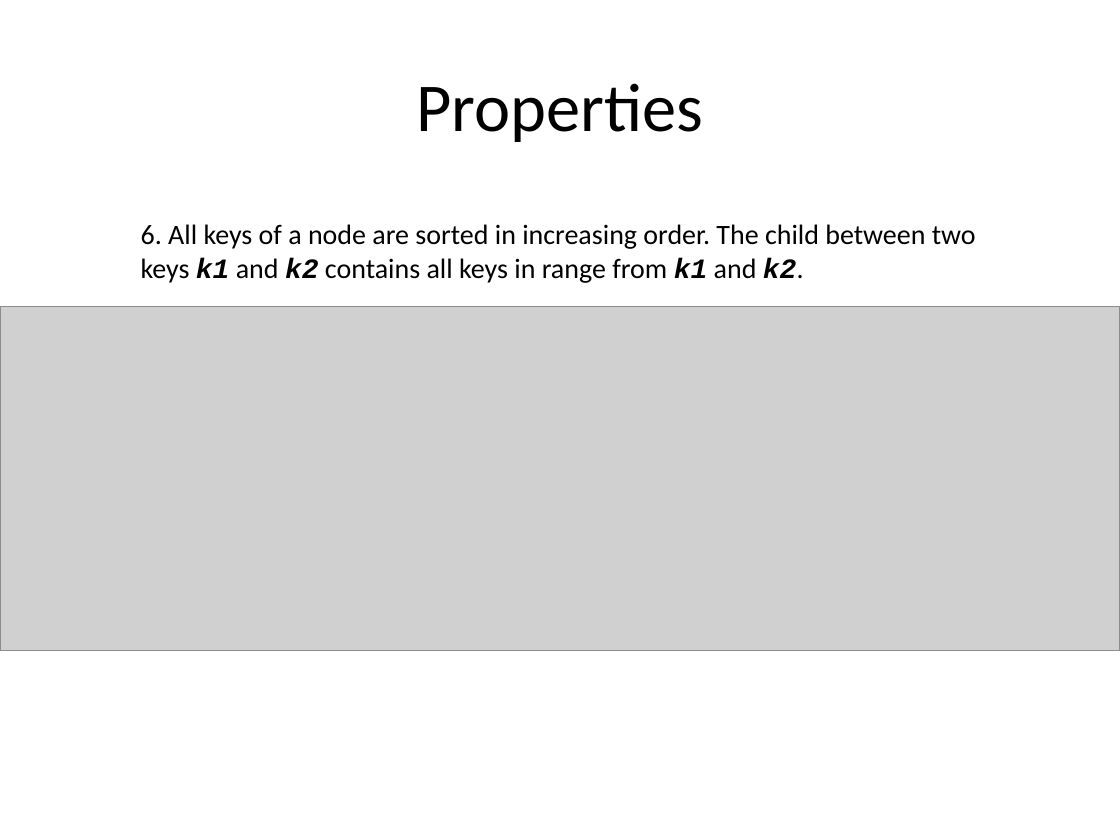
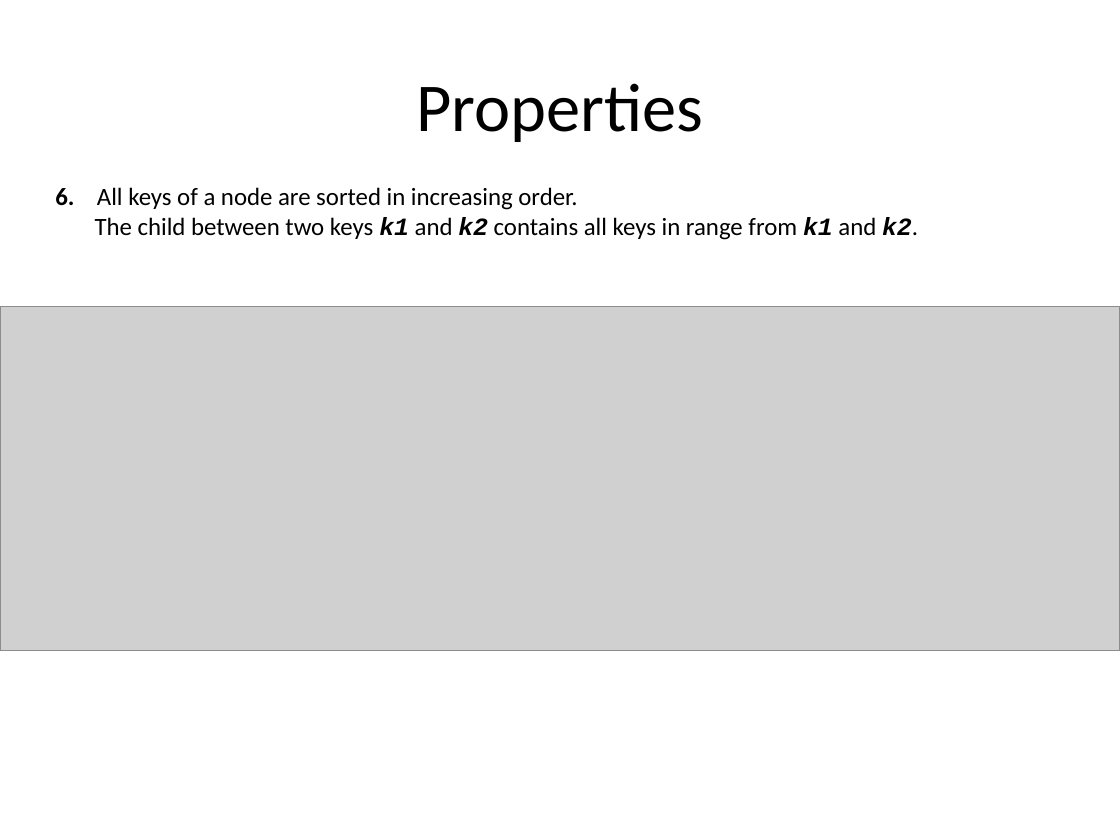
Before and after one commit to rugbyprof/5303-Adv-Database, a slide deck: slide 10 of btree.pptx. Drawn at 1120x840 pixels with LibreOffice and Linux fonts; fonts in the diff are those of the drawing; grey boxes stand for pictures. Boxes give left, top, right and bottom in pixels: in the first picture for what was removed or moved away, otherwise in the second. Text is boxed around its words. In the diff, an @@ line names an element or a change of style, - is before the commit and + after.

```diff
--- a/btree.pptx
+++ b/btree.pptx
@@ text "6. All keys of a ...": place and size @@
-text "6. All keys of a ..." at bbox=[141, 224, 976, 283]
+text "6. All keys of a ..." at bbox=[55, 187, 918, 240]
@@ text "6. All keys of a ..." at bbox=[55, 187, 918, 240]: size 18 to 16 pt; bold on in "6." @@
```
Also in this commit, not shown: 7 other slides changed.
